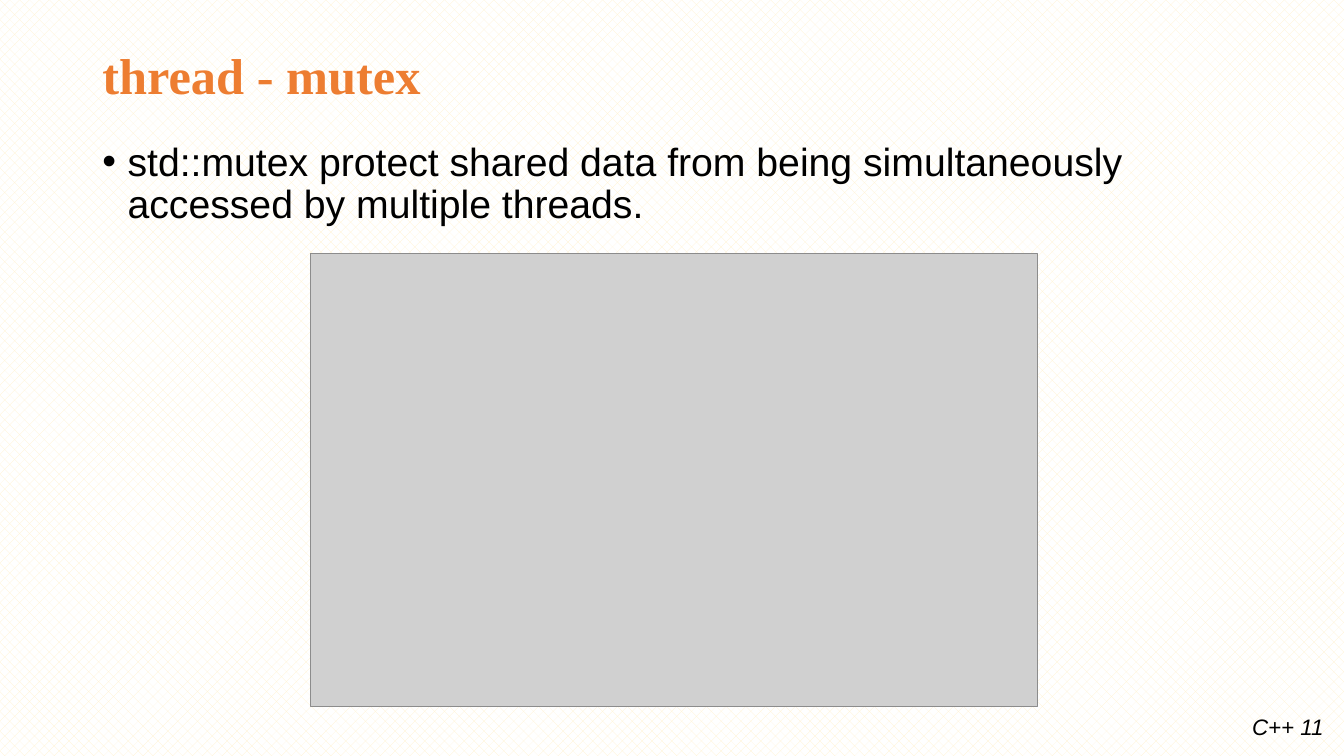
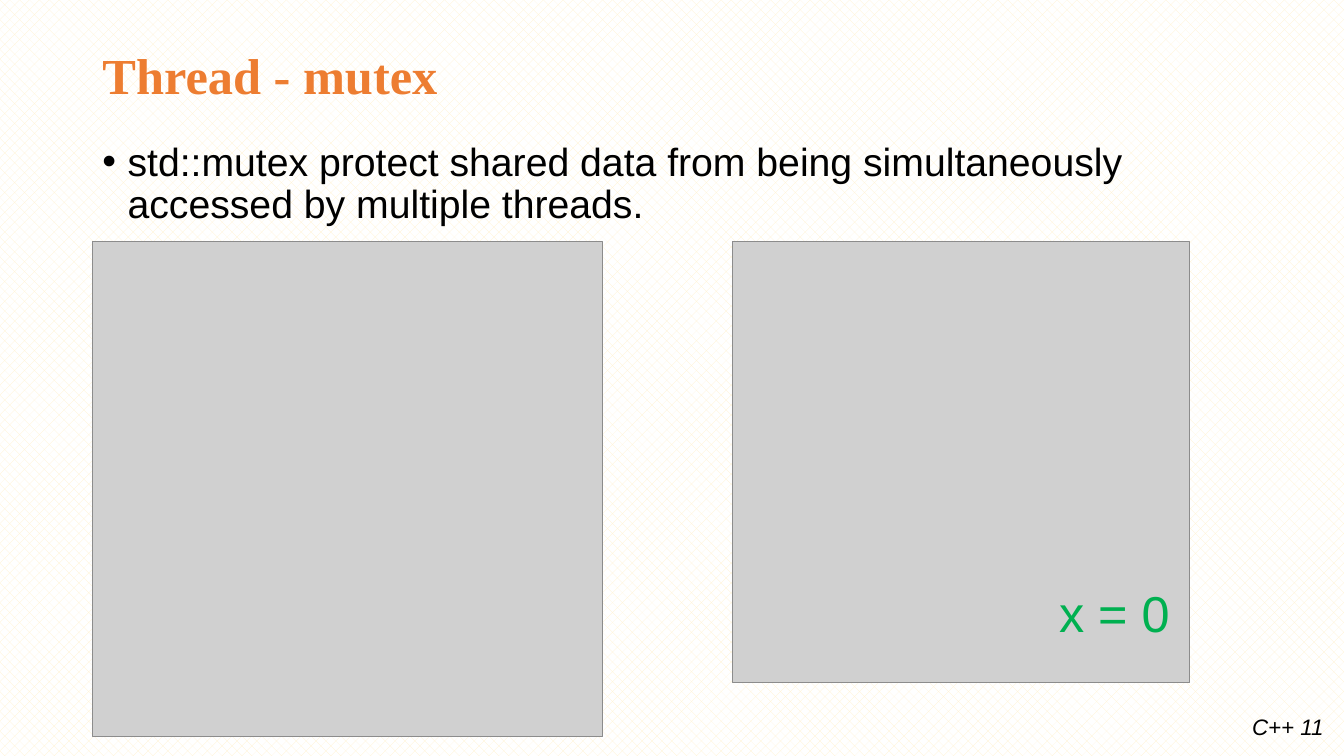
Before and after one commit to minhthedt/hello-world, a slide deck: slide 40 of Training/LG_Training_C++11.pptx (slide 37 before the commit). Drawn at 1344x756 pixels with LibreOffice and Linux fonts; fonts in the diff are those of the drawing; grey boxes stand for pictures; background and template pictures are left out. Boxes give left, top, right and bottom in pixels: in the first picture for what was removed or moved away, otherwise in the second. Text is boxed around its words. In the diff, an @@ line names an element or a change of style, - is before the commit and + after.

```diff
--- a/Training/LG_Training_C++11.pptx
+++ b/Training/LG_Training_C++11.pptx
@@ title at (x1=102, y1=59, x2=437, y2=95): text changed @@
-thread - mutex
+Thread - mutex
@@ picture added at (x1=93, y1=242, x2=603, y2=737) @@
@@ picture removed at (x1=311, y1=253, x2=1036, y2=707) @@
@@ picture added at (x1=732, y1=242, x2=1190, y2=684) @@
@@ text added at (x1=1059, y1=597, x2=1170, y2=633), 36 pt, text #00B050 @@
+x = 0
```
Also in this commit, not shown: 18 other slides changed, 9 slides added, 2 slides removed, 46 other files.
